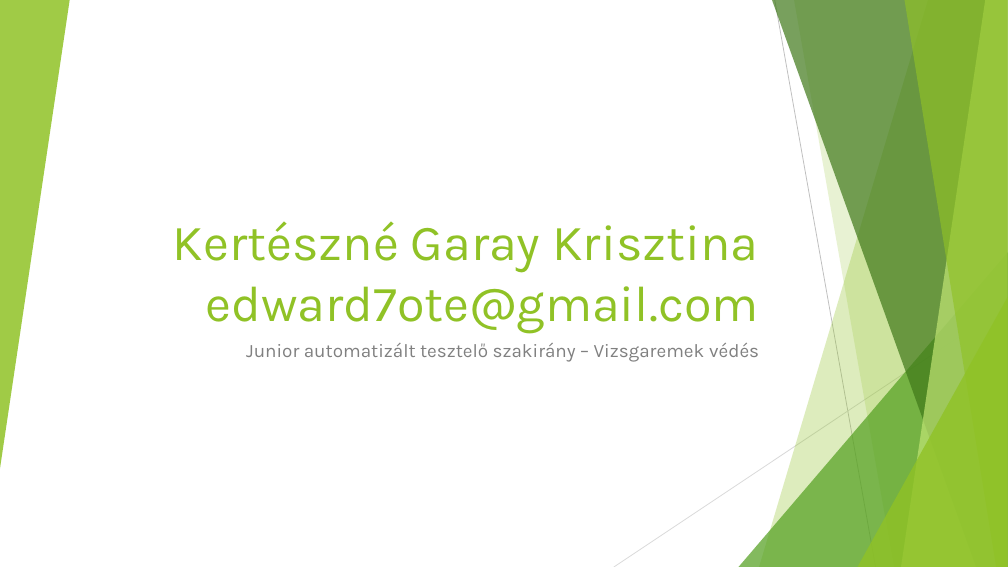
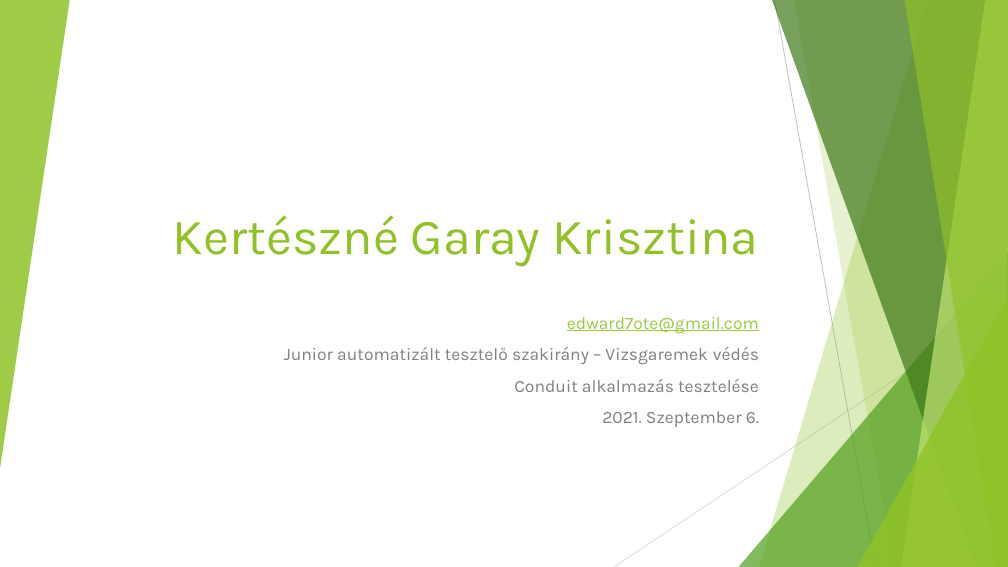
Before and after one commit to otedam/conduit, a slide deck: slide 1 of docs/védés.pptx. Drawn at 1008x567 pixels with LibreOffice and Linux fonts; fonts in the diff are those of the drawing. Boxes give left, top, right and bottom in pixels: in the first picture for what was removed or moved away, otherwise in the second. Text is boxed around its words. In the diff, an @@ line names an element or a change of style, - is before the commit and + after.

```diff
--- a/docs/védés.pptx
+++ b/docs/védés.pptx
@@ title at <box>173,215,758,266</box>: text changed @@
-Kertészné Garay Krisztina edward7ote@gmail.com
+Kertészné Garay Krisztina
@@ subtitle "edward7ote@gmail.com": place and size @@
-subtitle "edward7ote@gmail.com" at <box>246,343,759,362</box>
+subtitle "edward7ote@gmail.com" at <box>284,317,759,427</box>
@@ subtitle at <box>567,317,759,334</box>: paragraph added @@
+edward7ote@gmail.com
@@ subtitle at <box>284,347,759,364</box>: size 18 to 16.6 pt in "Junior automatizált tesztelő szakirány – Vizsgaremek védés" @@
@@ subtitle at <box>514,379,759,427</box>: paragraphs added @@
+Conduit alkalmazás tesztelése
+2021. Szeptember 6.
```
Also in this commit, not shown: 1 other slide changed, 5 slides added, 1 slide removed, 1 other file.
